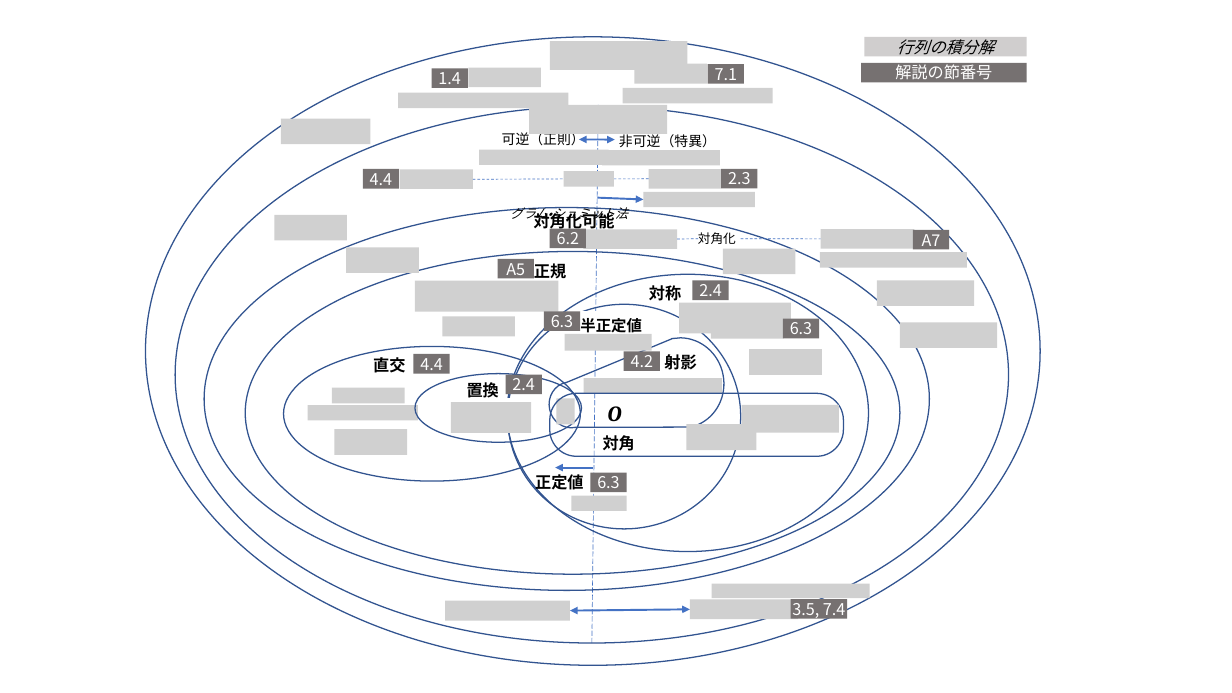
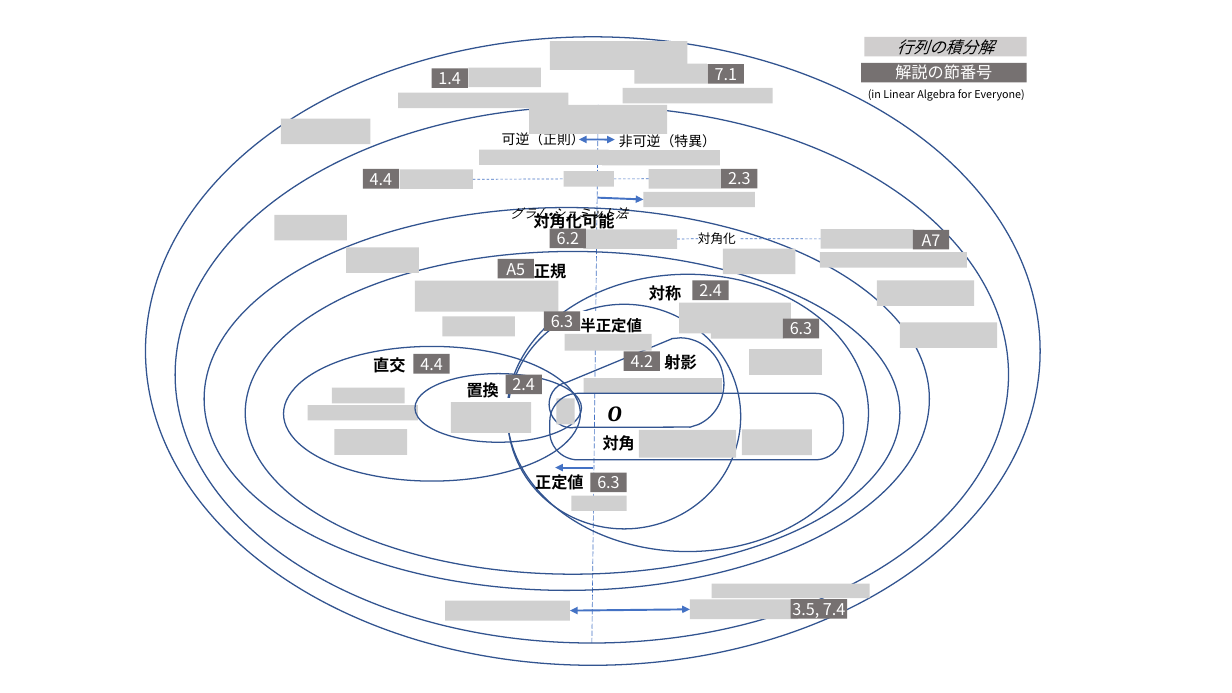
Before and after one commit to kenjihiranabe/The-Art-of-Linear-Algebra, a slide deck: slide 43 of Illustrations-j.pptx. Drawn at 1232x693 pixels with LibreOffice and Linux fonts; fonts in the diff are those of the drawing; grey boxes stand for pictures. Boxes give left, top, right and bottom in pixels: in the first picture for what was removed or moved away, otherwise in the second. Text is boxed around its words. In the diff, an @@ line names an element or a change of style, - is before the commit and + after.

```diff
--- a/Illustrations-j.pptx
+++ b/Illustrations-j.pptx
@@ text added at (868, 89, 1024, 101), 8.4 pt, text #000000 @@
+(in Linear Algebra for Everyone)
@@ picture removed at (742, 405, 839, 433) @@
@@ picture added at (640, 430, 737, 457) @@
@@ picture removed at (687, 424, 757, 450) @@
@@ picture added at (742, 430, 812, 456) @@
```
Also in this commit, not shown: 59 other files.
